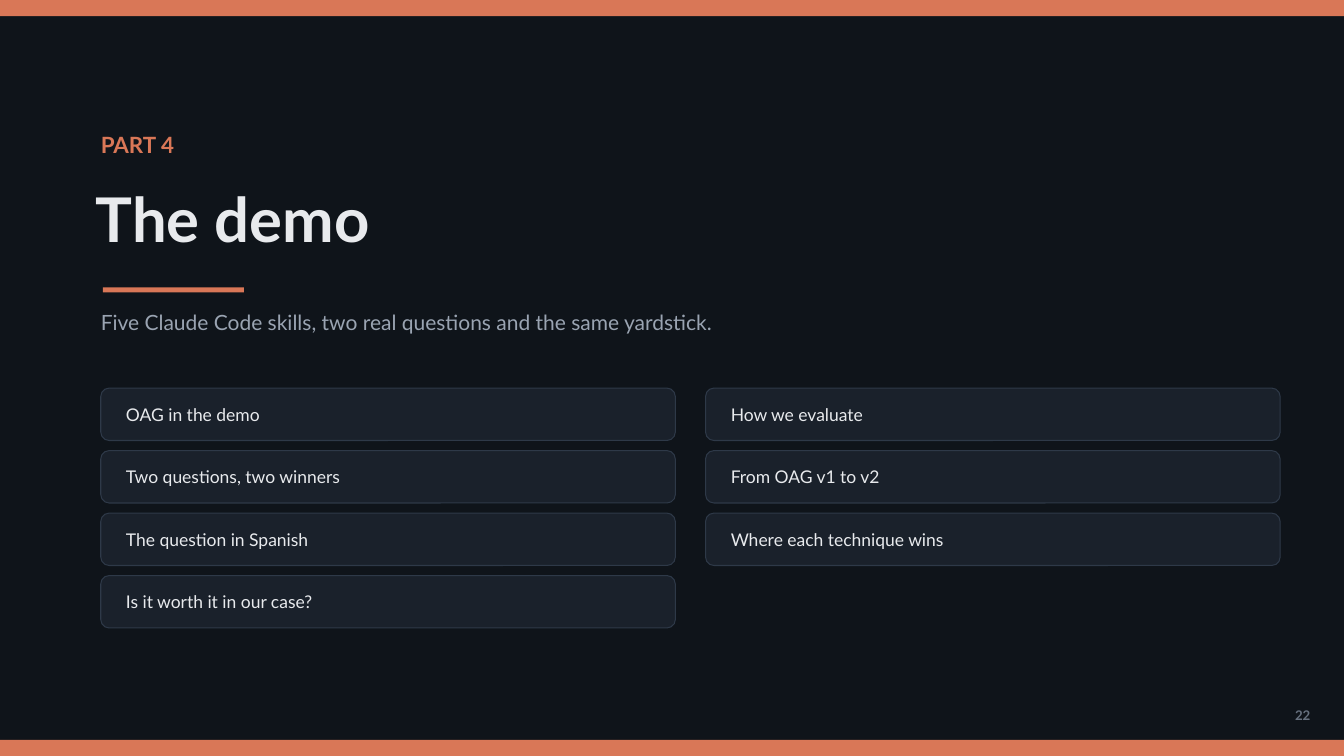
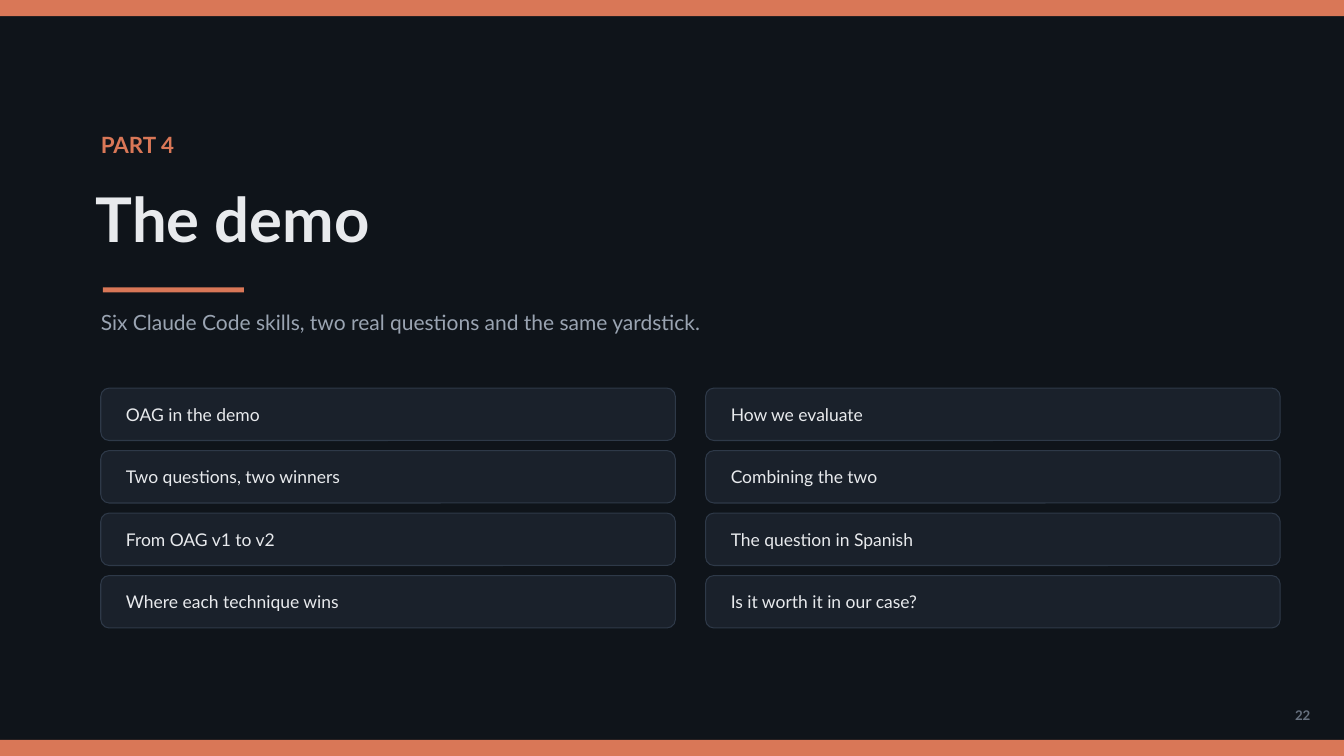
Before and after one commit to olonok69/oag_vs_kg_ml_engineer, a slide deck: slide 22 of presentacion/OAG_vs_KG_Presentation_EN.pptx. Drawn at 1344x756 pixels with LibreOffice and Linux fonts; fonts in the diff are those of the drawing. Boxes give left, top, right and bottom in pixels: in the first picture for what was removed or moved away, otherwise in the second. Text is boxed around its words. In the diff, an @@ line names an element or a change of style, - is before the commit and + after.

```diff
--- a/presentacion/OAG_vs_KG_Presentation_EN.pptx
+++ b/presentacion/OAG_vs_KG_Presentation_EN.pptx
@@ text at (101, 314, 700, 334): text changed @@
-Five Claude Code skills, two real questions and the same yardstick.
+Six Claude Code skills, two real questions and the same yardstick.
@@ text at (731, 470, 877, 486): text changed @@
-From OAG v1 to v2
+Combining the two
@@ text at (126, 533, 275, 546): text changed @@
-The question in Spanish
+From OAG v1 to v2
@@ text at (731, 533, 913, 549): text changed @@
-Where each technique wins
+The question in Spanish
@@ text at (126, 595, 338, 611): text changed @@
-Is it worth it in our case?
+Where each technique wins
@@ rounded rectangle added at (706, 576, 1280, 628), fill #1A212B, outline #2E3948 0.75 pt @@
@@ text added at (731, 595, 917, 608), 12.5 pt, text #E8EAED @@
+Is it worth it in our case?
```
Also in this commit, not shown: 7 other slides changed, 1 slide added, 24 other files.
